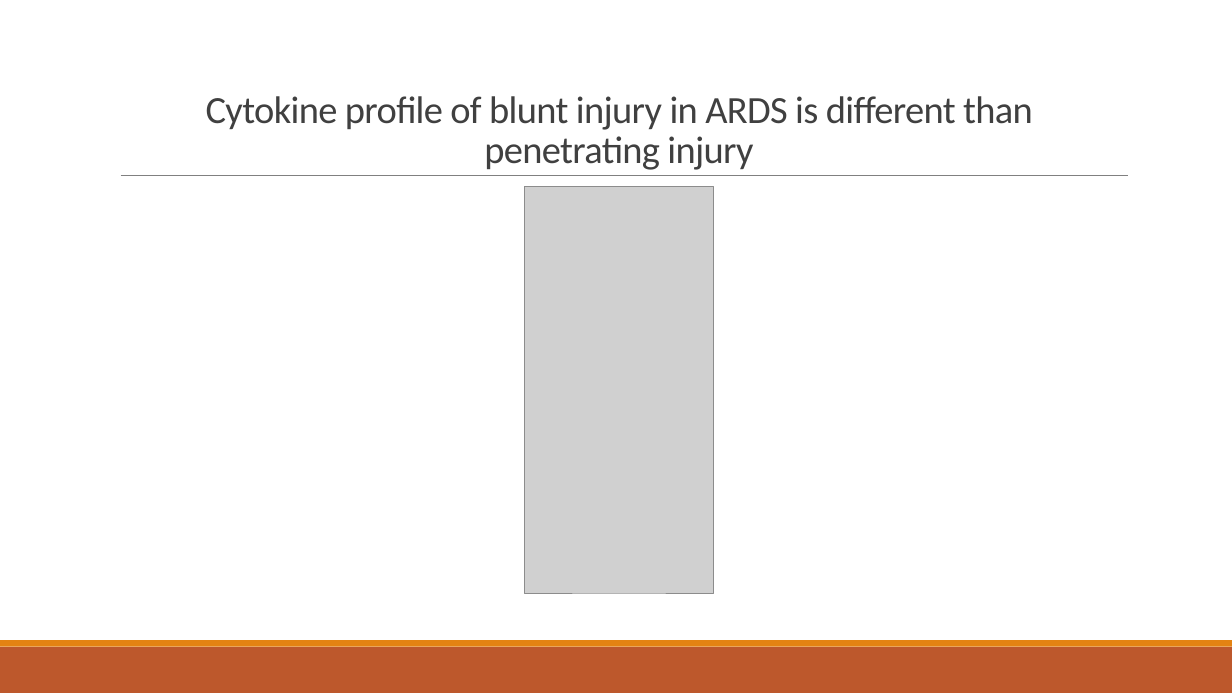
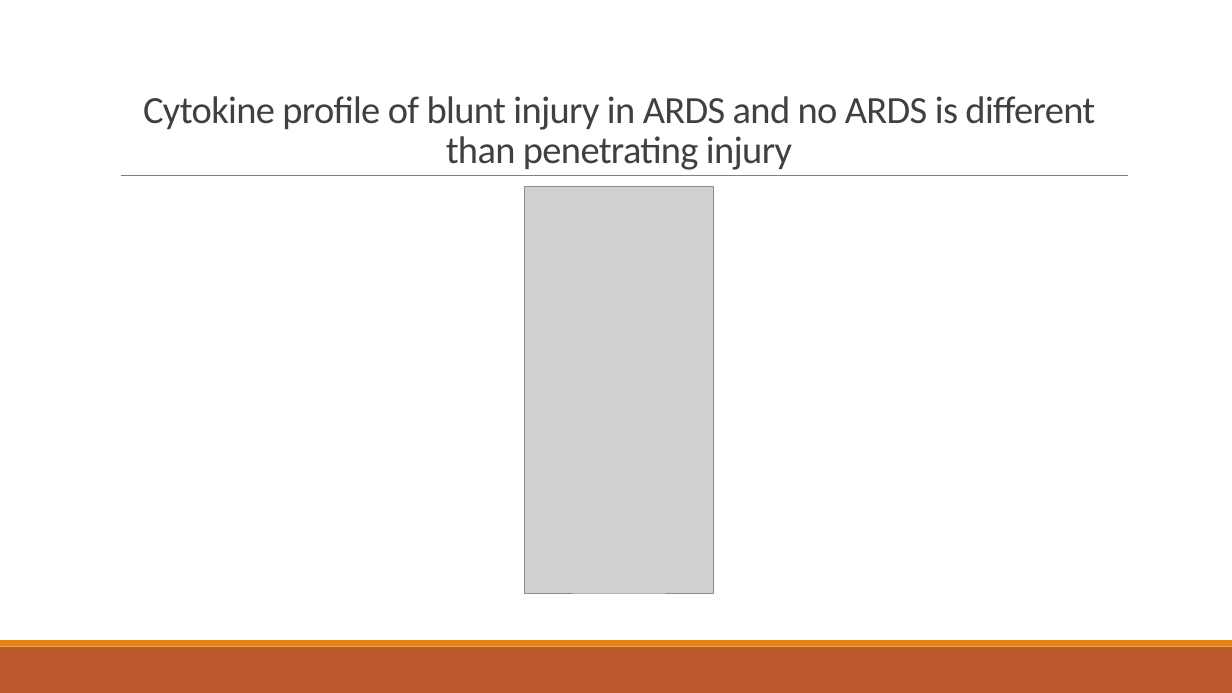
Before and after one commit to tliu-2/PROPPR, a slide deck: slide 11 of Presentation.pptx. Drawn at 1232x693 pixels with LibreOffice and Linux fonts; fonts in the diff are those of the drawing; grey boxes stand for pictures. Boxes give left, top, right and bottom in pixels: in the first picture for what was removed or moved away, otherwise in the second. Text is boxed around its words. In the diff, an @@ line names an element or a change of style, - is before the commit and + after.

Commit message:
update slides

```diff
--- a/Presentation.pptx
+++ b/Presentation.pptx
@@ title at (x1=143, y1=96, x2=1095, y2=170): text changed @@
-Cytokine profile of blunt injury in ARDS is different than penetrating injury
+Cytokine profile of blunt injury in ARDS and no ARDS is different than penetrating injury
```
